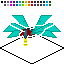
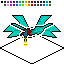
Revision of a layered 64px x 64px image; what changed, layer by layer:
added layer "black_2" above "black_1" over [3,22,61,41]
added layer "black_1" above "head_2" over [9,15,55,41]
